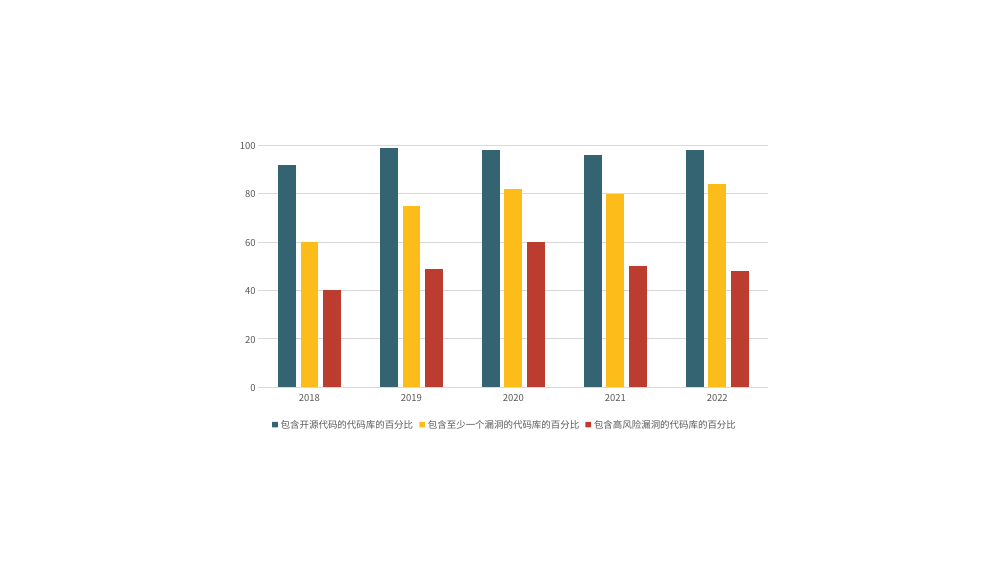
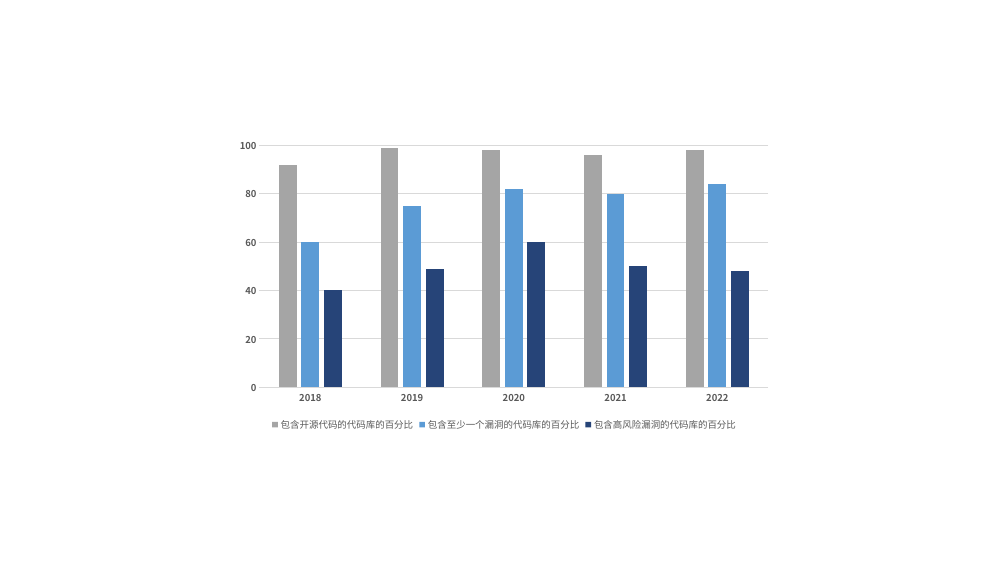
Before and after one commit to Wangdan-code/New_Graduation_Thesis, a slide deck: slide 1 of graduate-thesis/figures/ppt.pptx. Drawn at 1008x567 pixels with LibreOffice and Linux fonts; fonts in the diff are those of the drawing. Boxes give left, top, right and bottom in pixels: in the first picture for what was removed or moved away, otherwise in the second. Text is boxed around its words. In the diff, an @@ line names an element or a change of style, - is before the commit and + after.

```diff
--- a/graduate-thesis/figures/ppt.pptx
+++ b/graduate-thesis/figures/ppt.pptx
@@ column chart at bbox=[229, 132, 780, 434] @@
@@ colour of 包含开源代码的代码库的百分比 #346472 to #A5A5A5 @@
@@ colour of 包含至少一个漏洞的代码库的百分比 #FCBD1A to #5B9BD5 @@
@@ colour of 包含高风险漏洞的代码库的百分比 #BD3C30 to #264478 @@
@@ category axis changed @@
@@ value axis changed @@
```
Also in this commit, not shown: 4 other slides changed, 1 slide removed, 9 other files.
